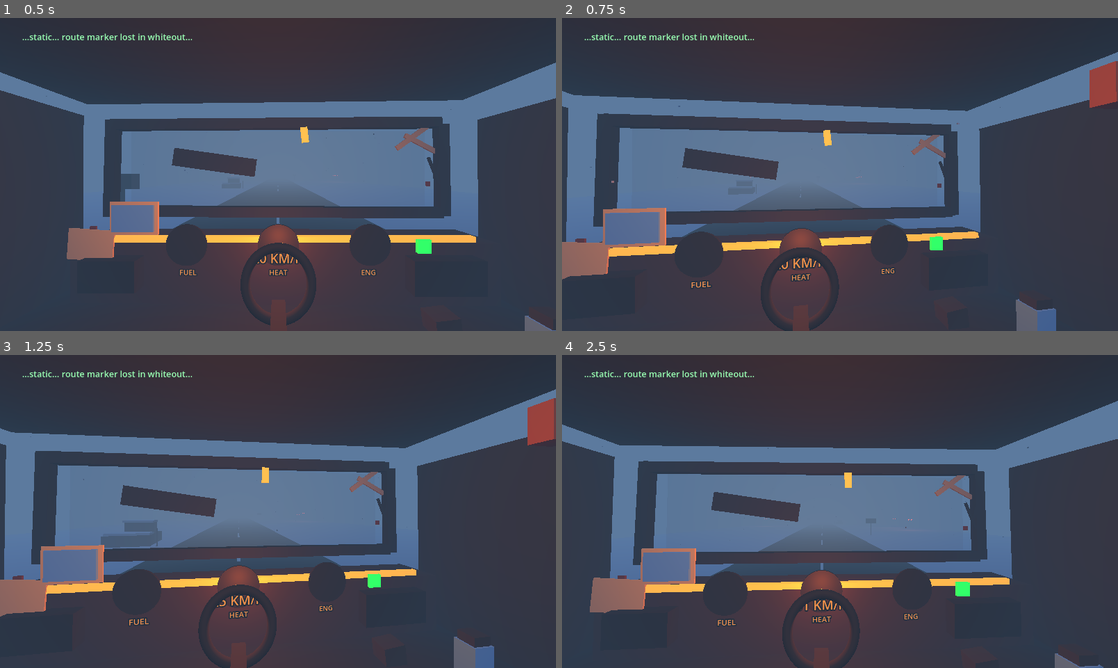
Above: before the commit, frames 1-4 (two rows, left to right).
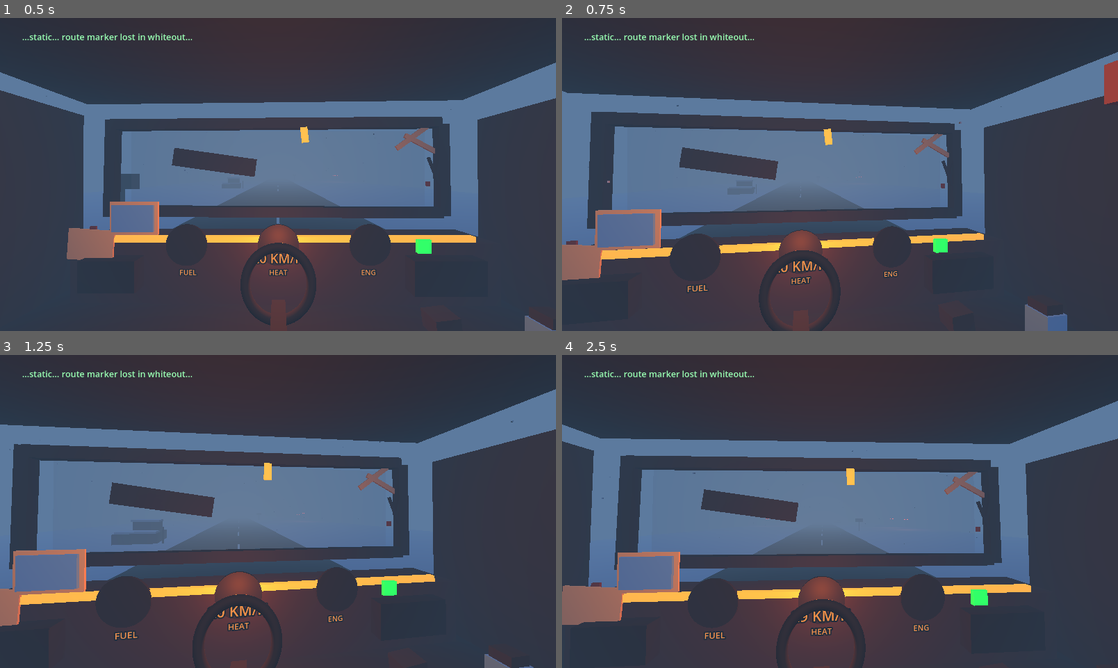
Above: after the commit, the same moments.

Repository: simonovic86/frozen-highway
Game: Godot game, scene res://scenes/Main.tscn
The game is run twice, just before and just after one commit, with the same random seed, the same clock (stepped at 60 frames per second) and the same inputs.
Inputs (mouse positions are in pixels of both pictures, inside the frame that each line leads up to):
- Up to frame 1 (0.5 s): no input
- Up to frame 2 (0.75 s): tap Enter at 0.5 s; move the mouse to (867, 174) at 0.52 s; hold W (throttle_up) from 0.53 s (still down); hold Shift (cabin_move_modifier, bound only after the commit) from 0.53 s (still down)
- Up to frame 3 (1.25 s): keep holding W (throttle_up); keep holding Shift (cabin_move_modifier, bound only after the commit)
- Up to frame 4 (2.5 s): keep holding W (throttle_up); move the mouse to (812, 511) at 1.27 s; release Shift (cabin_move_modifier, bound only after the commit) at 1.28 s; tap H (heater_toggle) at 1.35 s; tap Shift (cabin_move_modifier, bound only after the commit) at 1.55, 2.3 s; move the mouse to (851, 505) at 2.02 s; hold E (interact) from 2.03 s (still down)

Frame 1 is identical in both runs. In frame 2, 6.5% of the frame differs, in the area x 0-100%, y 12-100%; in frame 3, 17%, in the area x 0-100%, y 11-100%; in frame 4, 17%.

Commit message:
Implement cabin movement upgrade

Diff:
--- a/scripts/Cabin.gd
+++ b/scripts/Cabin.gd
@@ -15,6 +15,16 @@
 var yaw := 0.0
 var pitch := 0.0
 var mouse_sensitivity := 0.0024
+var movement_offset := Vector3.ZERO
+var target_movement_offset := Vector3.ZERO
+var lean_amount := 0.0
+var target_lean_amount := 0.0
+var movement_speed := 0.85
+var movement_limit_x := 0.42
+var movement_limit_z := 0.34
+var lean_angle := deg_to_rad(7.0)
+var lean_offset_x := 0.14
+var lean_speed := 8.5
 var current_speed := 20.0
 var motion_time := 0.0
 var storm_visual_intensity := 0.0
@@ -87,6 +97,7 @@
 
 func _process(delta: float) -> void:
 	motion_time += delta
+	_update_player_movement(delta)
 	_update_cabin_motion()
 	_update_wipers()
 	_update_light_flicker(delta)
@@ -95,7 +106,7 @@
 	if event is InputEventMouseMotion and Input.get_mouse_mode() == Input.MOUSE_MODE_CAPTURED:
 		yaw -= event.relative.x * mouse_sensitivity
 		pitch = clampf(pitch - event.relative.y * mouse_sensitivity, deg_to_rad(-34.0), deg_to_rad(28.0))
-		camera_pivot.rotation = Vector3(pitch, yaw, 0.0)
+		_apply_camera_rotation()
 
 func set_windshield_snow(enabled: bool) -> void:
 	storm_visual_intensity = 1.0 if enabled else 0.0
@@ -145,18 +156,43 @@
 	if speed_label != null:
 		speed_label.text = "%02d KM/H" % int(speed)
 
+func _update_player_movement(delta: float) -> void:
+	var input_vector := Vector2.ZERO
+	input_vector.x = Input.get_axis("cabin_move_left", "cabin_move_right")
+	if Input.is_action_pressed("cabin_move_modifier"):
+		input_vector.y = Input.get_axis("throttle_up", "throttle_down")
+
+	if input_vector.length() > 1.0:
+		input_vector = input_vector.normalized()
+
+	target_movement_offset.x += input_vector.x * movement_speed * delta
+	target_movement_offset.z += input_vector.y * movement_speed * delta
+	target_movement_offset.x = clampf(target_movement_offset.x, -movement_limit_x, movement_limit_x)
+	target_movement_offset.z = clampf(target_movement_offset.z, -movement_limit_z, movement_limit_z)
+
+	movement_offset = movement_offset.lerp(target_movement_offset, 1.0 - exp(-10.0 * delta))
+
+	target_lean_amount = Input.get_axis("cabin_lean_left", "cabin_lean_right")
+	lean_amount = lerpf(lean_amount, target_lean_amount, 1.0 - exp(-lean_speed * delta))
+	_apply_camera_rotation()
+
 func _update_cabin_motion() -> void:
 	var speed_factor := clampf(current_speed / 32.0, 0.0, 1.0)
 	var storm_factor := storm_visual_intensity
 	var shake_strength := 0.006 + speed_factor * 0.012 + storm_factor * 0.012
-	camera_pivot.position = base_camera_pivot_position + Vector3(
+	var cabin_shake := Vector3(
 		sin(motion_time * 7.7) * shake_strength * 0.55,
 		sin(motion_time * 11.2) * shake_strength,
 		0.0
 	)
+	var lean_offset := Vector3(lean_amount * lean_offset_x, 0.0, 0.0)
+	camera_pivot.position = base_camera_pivot_position + movement_offset + lean_offset + cabin_shake
 
 	if hanging_charm != null:
 		hanging_charm.rotation.z = sin(motion_time * 2.6) * (0.12 + storm_factor * 0.12)
+
+func _apply_camera_rotation() -> void:
+	camera_pivot.rotation = Vector3(pitch, yaw, -lean_amount * lean_angle)
 
 func _update_wipers() -> void:
 	if left_wiper == null or right_wiper == null:
--- a/scripts/Main.gd
+++ b/scripts/Main.gd
@@ -122,6 +122,11 @@
 	_add_key_action("lights_toggle", KEY_L)
 	_add_key_action("throttle_up", KEY_W)
 	_add_key_action("throttle_down", KEY_S)
+	_add_key_action("cabin_move_left", KEY_A)
+	_add_key_action("cabin_move_right", KEY_D)
+	_add_key_action("cabin_move_modifier", KEY_SHIFT)
+	_add_key_action("cabin_lean_left", KEY_Z)
+	_add_key_action("cabin_lean_right", KEY_C)
 	_add_key_action("release_mouse", KEY_ESCAPE)
 
 func _add_key_action(action_name: String, keycode: Key) -> void:
--- a/scripts/TruckController.gd
+++ b/scripts/TruckController.gd
@@ -10,9 +10,10 @@
 var max_speed := 32.0
 
 func _process(delta: float) -> void:
-	if Input.is_action_pressed("throttle_up"):
+	var cabin_movement_mode := Input.is_action_pressed("cabin_move_modifier")
+	if not cabin_movement_mode and Input.is_action_pressed("throttle_up"):
 		target_speed = minf(max_speed, target_speed + 12.0 * delta)
-	if Input.is_action_pressed("throttle_down"):
+	if not cabin_movement_mode and Input.is_action_pressed("throttle_down"):
 		target_speed = maxf(min_speed, target_speed - 12.0 * delta)
 	if resource_state != null and resource_state.fuel <= 0.0:
 		target_speed = 0.0
Not shown, changed: README.md
Not shown, changed: TASKS.md
